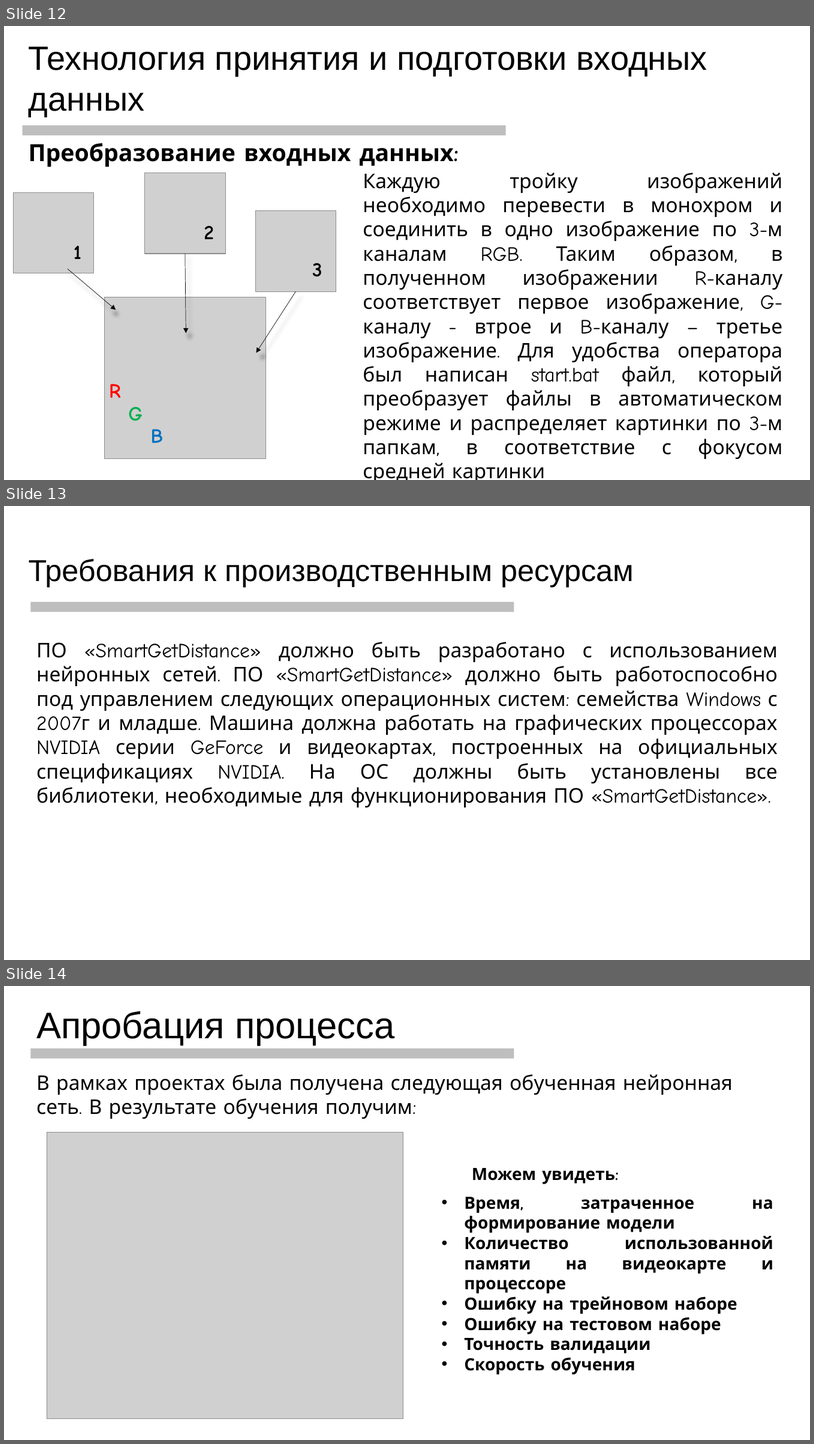
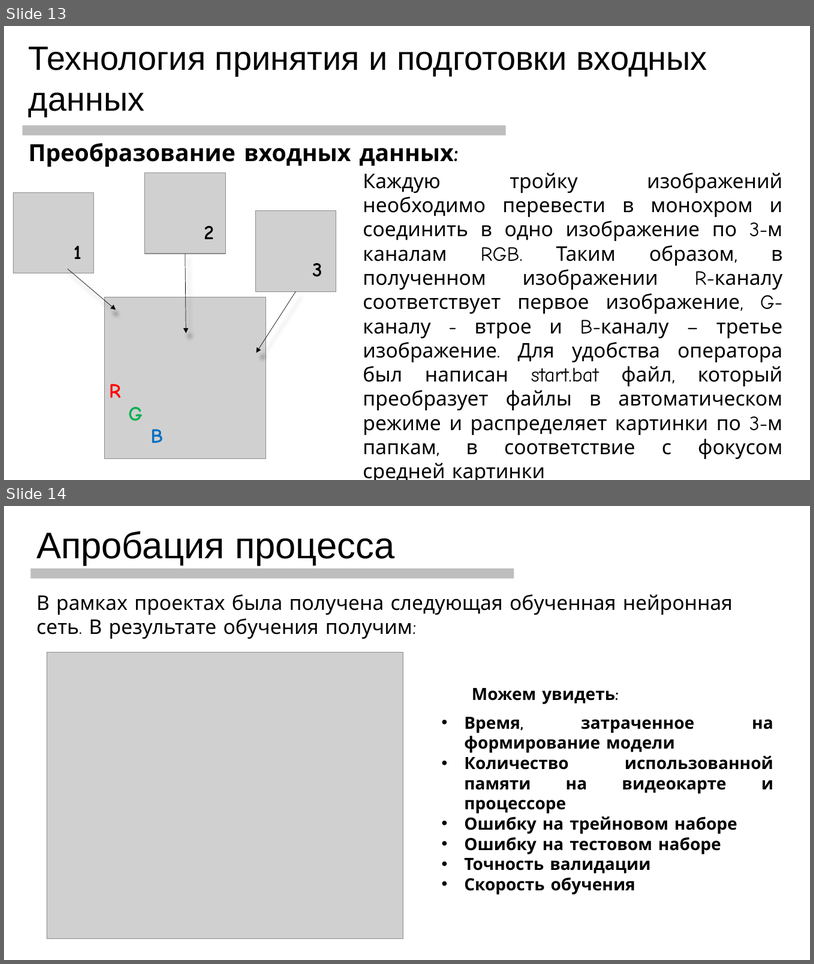
Before and after one commit to pooh2014/ARTIFICIAL-INTELLIGENCE, a slide deck: Documents/Презентация отчет.pptx. Shown one above the other, each under a label of ours: slides 12, 13 and 14 before the commit, slides 13 and 14 after it. The pictures are 814x1444 and 814x964 pixels, drawn with LibreOffice and Linux fonts; fonts in the diff are those of the drawing; grey boxes stand for pictures; background and template pictures are left out. Boxes give left, top, right and bottom in pixels: in the first picture for what was removed or moved away, otherwise in the second. Text is boxed around its words. In the diff, an @@ line names an element or a change of style, - is before the commit and + after.

```diff
--- a/Documents/Презентация отчет.pptx
+++ b/Documents/Презентация отчет.pptx
@@ slide 13 removed at [4,506,810,960], background picture (left out) @@
@@ text removed at [29,559,634,587] @@
-Требования к производственным ресурсам
@@ line removed from (30, 607) to (515, 607) @@
@@ text removed at [36,642,778,807] @@
-ПО «SmartGetDistance» должно быть разработано с использованием нейронных сетей. ПО «SmartGetDistance» должно быть работоспособно под управлением следующих операционных систем: семейства Windows с 2007г и младше. Машина должна работать на графических процессорах NVIDIA серии GeForce и видеокартах, построенных на официальных спецификациях NVIDIA. На ОС должны быть установлены все библиотеки, необходимые для функционирования ПО «SmartGetDistance».
@@ what was slide 12 is now slide 13 @@
```
Also in this commit, not shown: 3 slides changed, 2 slides added.
